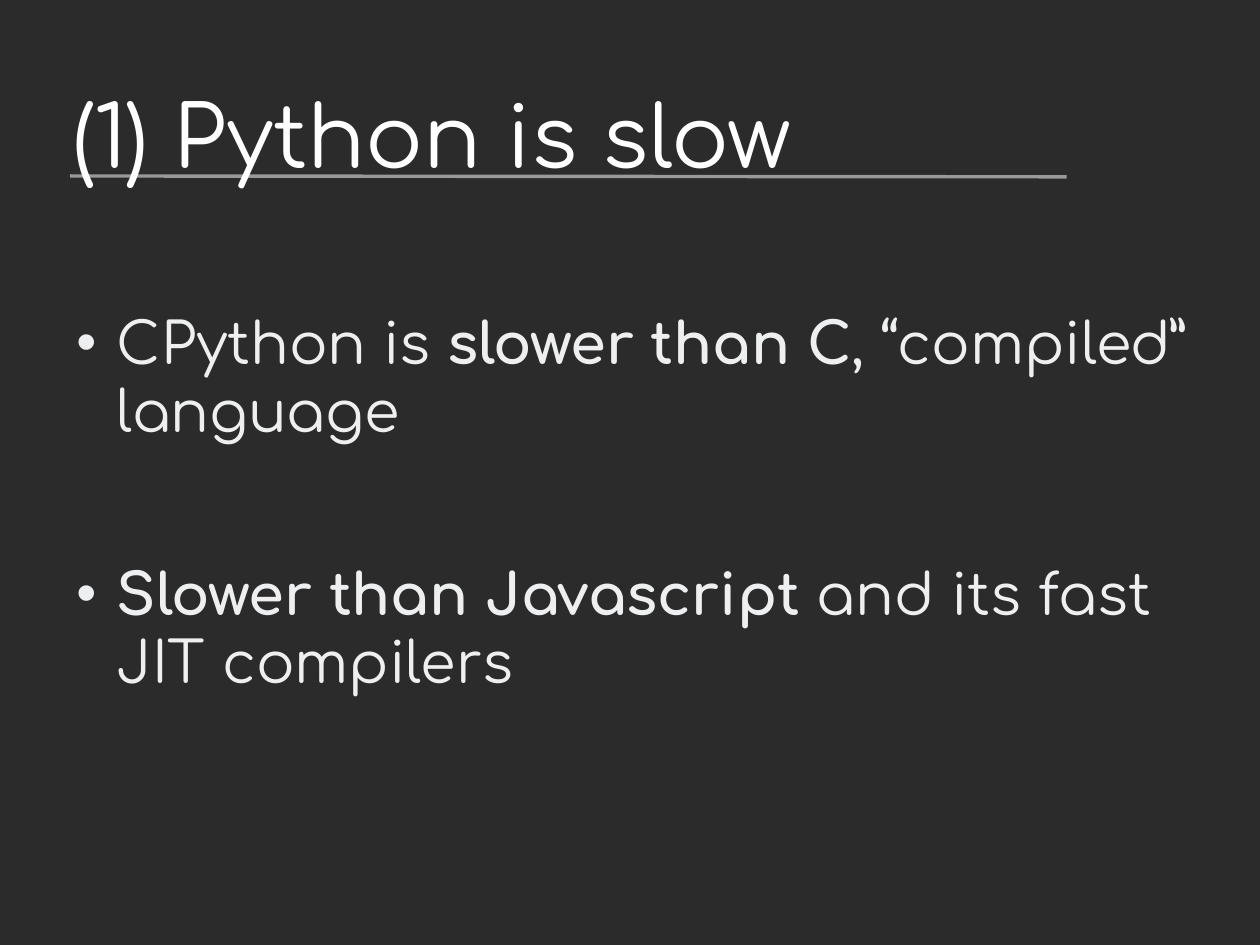
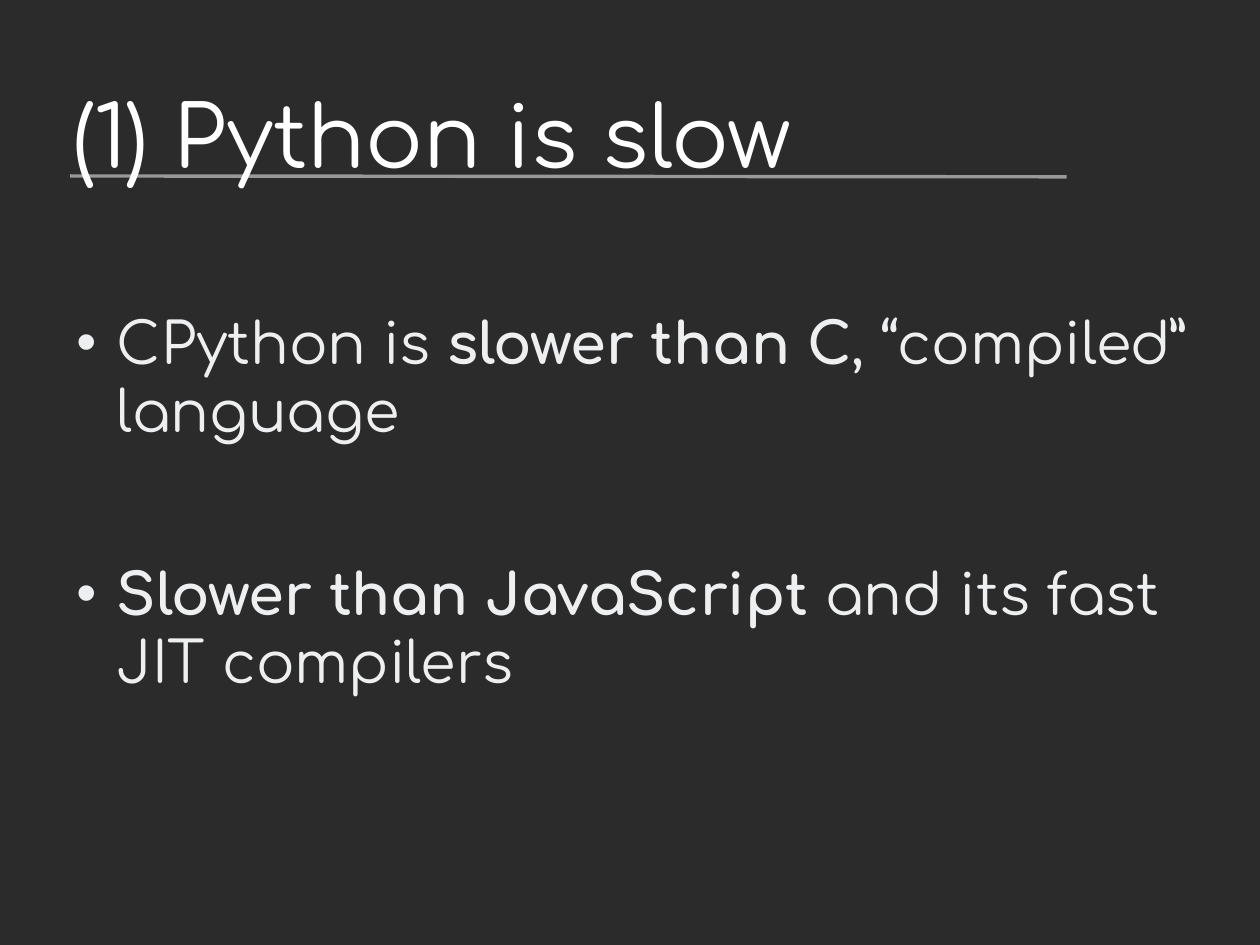
Before and after one commit to vstinner/talks, a slide deck: slide 4 of 2016-FOSDEM/fat_python.odp. Drawn at 1260x945 pixels with LibreOffice and Linux fonts; fonts in the diff are those of the drawing; background and template pictures are left out; a plain dark background stands for a picture behind light text. Boxes give left, top, right and bottom in pixels: in the first picture for what was removed or moved away, otherwise in the second. Text is boxed around its words. In the diff, an @@ line names an element or a change of style, - is before the commit and + after.

```diff
--- a/2016-FOSDEM/fat_python.odp
+++ b/2016-FOSDEM/fat_python.odp
@@ text at <box>117,570,1160,697</box>: text changed @@
-• Slower than Javascript and its fast JIT compilers
+• Slower than JavaScript and its fast JIT compilers
```
Also in this commit, not shown: 7 other slides changed, 1 other file.
